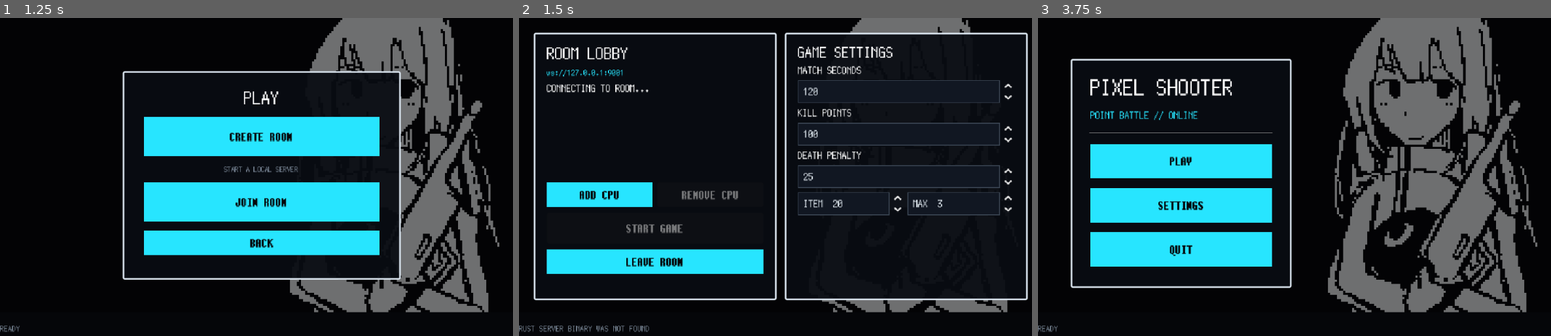
Above: before the commit, frames 1-3 (left to right).
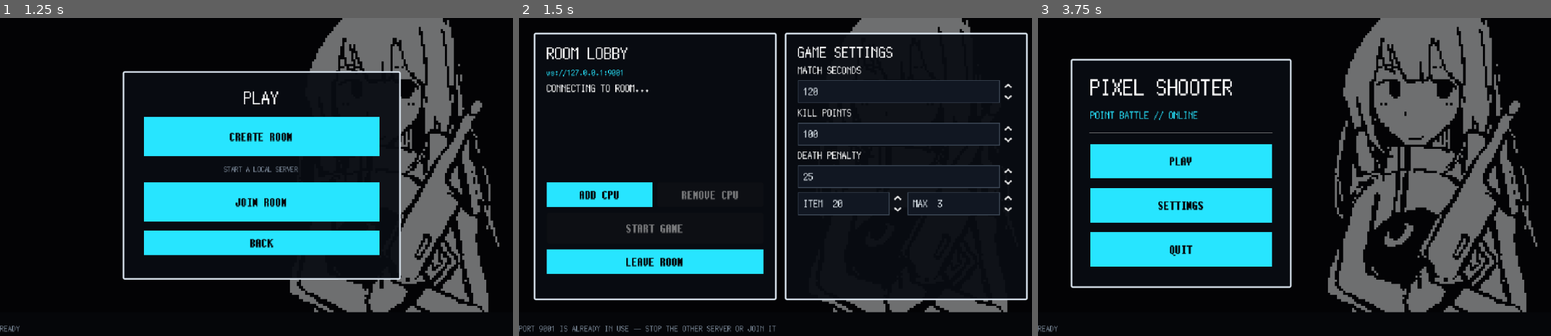
Above: after the commit, the same moments.

Repository: sumidawara/pixel-shooter-pvp
Game: Godot game, scene res://scenes/main.tscn
Two runs of this game, one before a commit and one after it. Both use one fixed random seed, a clock stepped at 60 frames per second and the inputs below.
Inputs:
- Up to frame 1 (1.25 s): click "PLAY" at 0.5 s
- Up to frame 2 (1.5 s): click "CREATE ROOM" at 1.25 s
- Up to frame 3 (3.75 s): click "ADD CPU" at 2 s; click "LEAVE ROOM" at 2.75 s; click "BACK" at 3.5 s

Frame 1 is identical in both runs. In frame 2, 0.5% of the frame differs, in the area x 0-50%, y 96-99%; in frame 3, nothing differs.

Commit message:
fix: stabilize room lifecycle and match start

Diff:
--- a/front/scripts/host_server_controller.gd
+++ b/front/scripts/host_server_controller.gd
@@ -11,6 +11,13 @@
 	if OS.has_feature("web"):
 		server_failed.emit("CREATE ROOM IS NOT AVAILABLE IN WEB BUILDS")
 		return
+	var port_probe := TCPServer.new()
+	if port_probe.listen(port, "127.0.0.1") != OK:
+		server_failed.emit(
+			"PORT %d IS ALREADY IN USE — STOP THE OTHER SERVER OR JOIN IT" % port
+		)
+		return
+	port_probe.stop()
 	var server_path := _find_server_executable()
 	if server_path.is_empty():
 		server_failed.emit("RUST SERVER BINARY WAS NOT FOUND")
--- a/front/scripts/network_client.gd
+++ b/front/scripts/network_client.gd
@@ -6,6 +6,8 @@
 signal snapshot_received(snapshot: Dictionary)
 
 const DEFAULT_SERVER_URL := "ws://127.0.0.1:9001"
+const START_RETRY_SECONDS := 0.35
+const START_MAX_ATTEMPTS := 3
 
 var socket := WebSocketPeer.new()
 var server_url := DEFAULT_SERVER_URL
@@ -15,6 +17,9 @@
 var connection_requested := false
 var has_joined := false
 var reconnect_left := 0.0
+var start_request_pending := false
+var start_retry_left := 0.0
+var start_attempts := 0
 
 
 func connect_to_server(url: String, requested_name: String) -> void:
@@ -35,6 +40,8 @@
 	connection_requested = false
 	has_joined = false
 	player_id = 0
+	start_request_pending = false
+	start_attempts = 0
 	if socket.get_ready_state() == WebSocketPeer.STATE_OPEN:
 		socket.close()
 	socket = WebSocketPeer.new()
@@ -63,7 +70,12 @@
 
 
 func start_match() -> void:
-	send_message({"type": "start_match"})
+	if socket.get_ready_state() != WebSocketPeer.STATE_OPEN:
+		status_changed.emit("START FAILED — NOT CONNECTED")
+		return
+	start_request_pending = true
+	start_attempts = 0
+	_send_start_request()
 
 
 func is_open() -> bool:
@@ -86,6 +98,7 @@
 			}))
 		while socket.get_available_packet_count() > 0:
 			_receive(socket.get_packet().get_string_from_utf8())
+		_update_start_request(delta)
 	elif state == WebSocketPeer.STATE_CLOSED:
 		has_joined = false
 		player_id = 0
@@ -103,6 +116,26 @@
 		status_changed.emit("CONNECTING...")
 	else:
 		status_changed.emit("CONNECTION COULD NOT START")
+
+
+func _send_start_request() -> void:
+	start_attempts += 1
+	start_retry_left = START_RETRY_SECONDS
+	socket.send_text(JSON.stringify({"type": "start_match"}))
+	status_changed.emit("STARTING MATCH...")
+
+
+func _update_start_request(delta: float) -> void:
+	if not start_request_pending:
+		return
+	start_retry_left -= delta
+	if start_retry_left > 0.0:
+		return
+	if start_attempts >= START_MAX_ATTEMPTS:
+		start_request_pending = false
+		status_changed.emit("START REQUEST WAS NOT ACCEPTED")
+		return
+	_send_start_request()
 
 
 func _receive(text: String) -> void:
@@ -123,4 +156,7 @@
 			status_changed.emit(reason)
 			rejected.emit(reason)
 		"snapshot":
+			if start_request_pending and str(message.get("phase", "waiting")) != "waiting":
+				start_request_pending = false
+				status_changed.emit("MATCH STARTING")
 			snapshot_received.emit(message)
--- a/front/scripts/ui/menu_screen.gd
+++ b/front/scripts/ui/menu_screen.gd
@@ -76,7 +76,9 @@
 	server_input.text_submitted.connect(func(_value: String): request_connection())
 	add_cpu_button.pressed.connect(func(): add_cpu_requested.emit())
 	remove_cpu_button.pressed.connect(func(): remove_cpu_requested.emit(last_cpu_id))
-	start_button.pressed.connect(func(): start_match_requested.emit())
+	# ロビーSnapshotのUI更新がマウスを離す瞬間と重なると`pressed`が
+	# 発火しないことがあるため、押した瞬間の`button_down`で開始要求を送る。
+	start_button.button_down.connect(_request_start_match)
 
 
 func _bind_room_settings() -> void:
@@ -116,6 +118,13 @@
 	var port := int(port_input.value)
 	show_room(true, "ws://127.0.0.1:%d" % port)
 	create_requested.emit(player_name_input.text, port, get_room_settings())
+
+
+func _request_start_match() -> void:
+	if not is_room_host or start_button.disabled:
+		return
+	print("START GAME button down: sending start_match")
+	start_match_requested.emit()
 
 
 func apply_room_snapshot(players: Array, room: Dictionary, local_player_id: int) -> void:
@@ -128,7 +137,12 @@
 	for child in room_players.get_children():
 		child.queue_free()
 	last_cpu_id = 0
-	var sorted := players.duplicate()
+	# 切断済みの人を含む古いSnapshotを受け取ってもロビーには表示しない。
+	# CPUはネットワーク接続を持たないため、is_cpuなら参加中として扱う。
+	var active_players := players.filter(func(player):
+		return bool(player.get("is_cpu", false)) or bool(player.get("connected", false))
+	)
+	var sorted := active_players.duplicate()
 	sorted.sort_custom(func(a, b): return int(a.get("id", 0)) < int(b.get("id", 0)))
 	for index in range(sorted.size()):
 		var player: Dictionary = sorted[index]
@@ -187,6 +201,7 @@
 	add_cpu_button.disabled = player_count >= 4
 	remove_cpu_button.disabled = last_cpu_id == 0
 	start_button.disabled = not can_start
+	start_button.text = "START GAME (+1 CPU)" if player_count == 1 else "START GAME"
 	for input in [
 		match_seconds_input,
 		kill_points_input,
--- /dev/null
+++ b/front/tests/join_room_flow_test.gd
@@ -0,0 +1,86 @@
+extends SceneTree
+
+const SERVER_URL := "ws://127.0.0.1:9019"
+
+
+func _initialize() -> void:
+	call_deferred("_run")
+
+
+func _run() -> void:
+	var main_scene: PackedScene = load("res://scenes/main.tscn")
+	var main = main_scene.instantiate()
+	root.add_child(main)
+	await process_frame
+
+	var menu = main.get_node("MenuScreen")
+	var game = main.get_node("GameScreen")
+	var network = root.get_node_or_null("NetworkClient")
+	menu.server_input.text = SERVER_URL
+	menu.player_name_input.text = "JoinFlowHost"
+	menu.request_connection()
+
+	for _attempt in range(40):
+		await create_timer(0.05).timeout
+		if network != null and network.is_open():
+			break
+	if network == null or not network.is_open():
+		push_error("join flow: first client could not join the manual server")
+		main._leave_room()
+		quit(1)
+		return
+
+	var guest := WebSocketPeer.new()
+	if guest.connect_to_url(SERVER_URL) != OK:
+		push_error("join flow: second client connection could not start")
+		main._leave_room()
+		quit(1)
+		return
+	var guest_joined := false
+	for _attempt in range(40):
+		guest.poll()
+		if guest.get_ready_state() == WebSocketPeer.STATE_OPEN and not guest_joined:
+			guest_joined = true
+			guest.send_text(JSON.stringify({
+				"type": "join",
+				"name": "JoinFlowGuest",
+				"reconnect_token": "",
+			}))
+		await create_timer(0.05).timeout
+		if menu.room_waiting_label.text.contains("2/4"):
+			break
+
+	if not menu.is_room_host or menu.start_button.disabled:
+		push_error(
+			"join flow: first JOIN ROOM client was not an enabled host "
+			+ "(host=%s, disabled=%s)" % [menu.is_room_host, menu.start_button.disabled]
+		)
+		guest.close()
+		main._leave_room()
+		quit(1)
+		return
+
+	menu.start_button.button_down.emit()
+	for _attempt in range(40):
+		guest.poll()
+		await create_timer(0.05).timeout
+		if game.visible and game.phase in ["countdown", "running"]:
+			break
+	if not game.visible or game.phase not in ["countdown", "running"]:
+		push_error(
+			"join flow: START GAME did not leave the lobby "
+			+ "(visible=%s, phase=%s, status=%s)"
+			% [game.visible, game.phase, menu.status_label.text]
+		)
+		guest.close()
+		main._leave_room()
+		quit(1)
+		return
+
+	print("join flow: first JOIN ROOM client started the two-player match")
+	guest.close()
+	guest.poll()
+	main._leave_room()
+	main.queue_free()
+	await process_frame
+	quit(0)
--- /dev/null
+++ b/front/tests/room_flow_test.gd
@@ -0,0 +1,87 @@
+extends SceneTree
+
+
+func _initialize() -> void:
+	call_deferred("_run")
+
+
+func _run() -> void:
+	var main_scene: PackedScene = load("res://scenes/main.tscn")
+	var main = main_scene.instantiate()
+	root.add_child(main)
+	await process_frame
+
+	var menu = main.get_node("MenuScreen")
+	var game = main.get_node("GameScreen")
+	var network = root.get_node_or_null("NetworkClient")
+	menu.player_name_input.text = "RoomFlowTest"
+	menu.port_input.value = 9017
+	menu._request_create_room()
+	for _attempt in range(20):
+		await create_timer(0.2).timeout
+		if network != null and network.is_open():
+			break
+
+	if network == null or not network.is_open():
+		push_error("room flow: local server connection did not open")
+		main._leave_room()
+		quit(1)
+		return
+
+	var guest := WebSocketPeer.new()
+	if guest.connect_to_url("ws://127.0.0.1:9017") != OK:
+		push_error("room flow: second player connection could not start")
+		main._leave_room()
+		quit(1)
+		return
+	var guest_joined := false
+	for _attempt in range(40):
+		guest.poll()
+		if guest.get_ready_state() == WebSocketPeer.STATE_OPEN and not guest_joined:
+			guest_joined = true
+			guest.send_text(JSON.stringify({
+				"type": "join",
+				"name": "RoomFlowGuest",
+				"reconnect_token": "",
+			}))
+		await create_timer(0.05).timeout
+		if menu.room_waiting_label.text.contains("2/4"):
+			break
+
+	if not menu.room_waiting_label.text.contains("2/4"):
+		push_error("room flow: second human player did not enter the lobby")
+		guest.close()
+		main._leave_room()
+		quit(1)
+		return
+
+	if menu.start_button.disabled:
+		push_error("room flow: host could not start with two human players")
+		guest.close()
+		main._leave_room()
+		quit(1)
+		return
+
+	menu.start_button.button_down.emit()
+	for _attempt in range(20):
+		guest.poll()
+		await create_timer(0.05).timeout
+		if game.visible and game.phase in ["countdown", "running"]:
+			break
+	if not game.visible or game.phase not in ["countdown", "running"]:
+		push_error(
+			"room flow: two-human game did not leave the lobby "
+			+ "(visible=%s, phase=%s)" % [game.visible, game.phase]
+		)
+		guest.close()
+		main._leave_room()
+		quit(1)
+		return
+
+	print("room flow: host started a match with a second human player")
+	guest.close()
+	guest.poll()
+	main._leave_room()
+	main.queue_free()
+	await process_frame
+	quit(0)
Not shown, added: front/tests/join_room_flow_test.gd.uid
Not shown, added: front/tests/room_flow_test.gd.uid
Not shown, changed: back/src/network.rs
Not shown, added: scripts/lobby_leave_test.mjs
